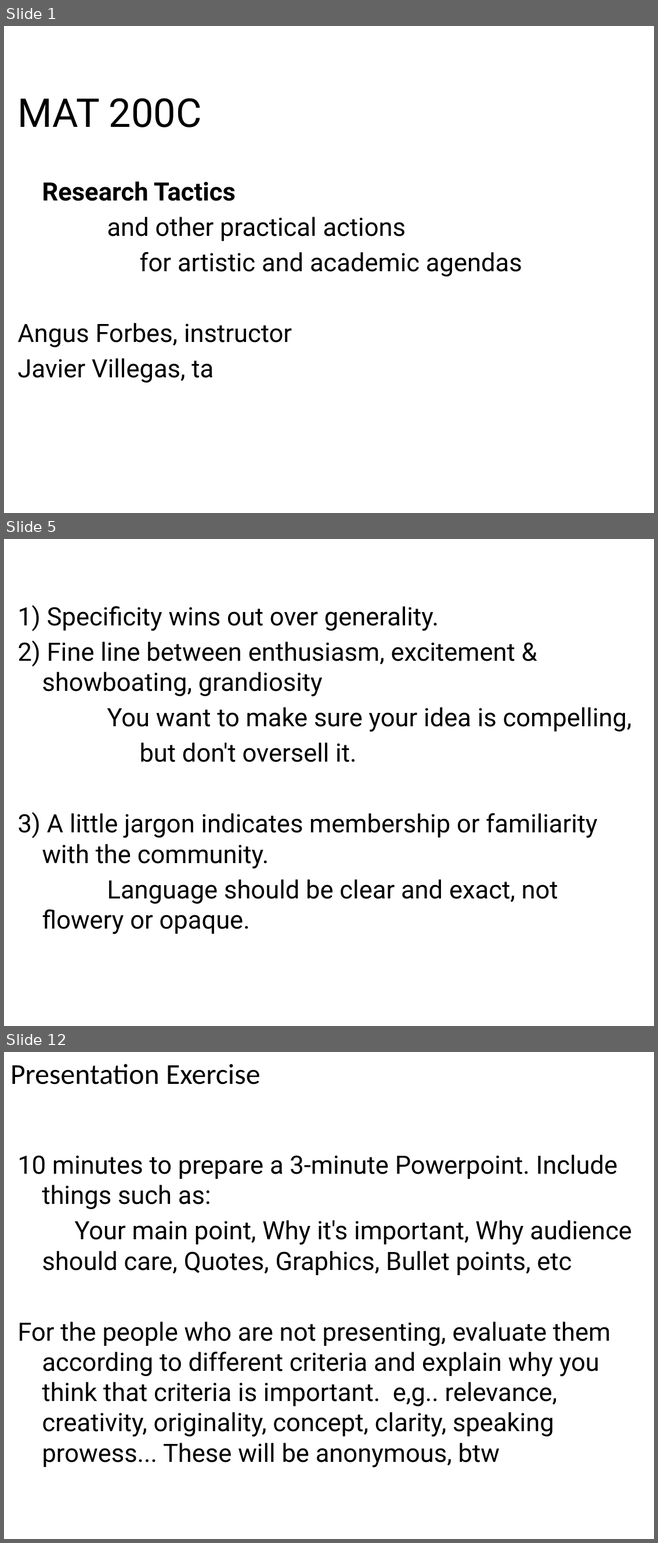
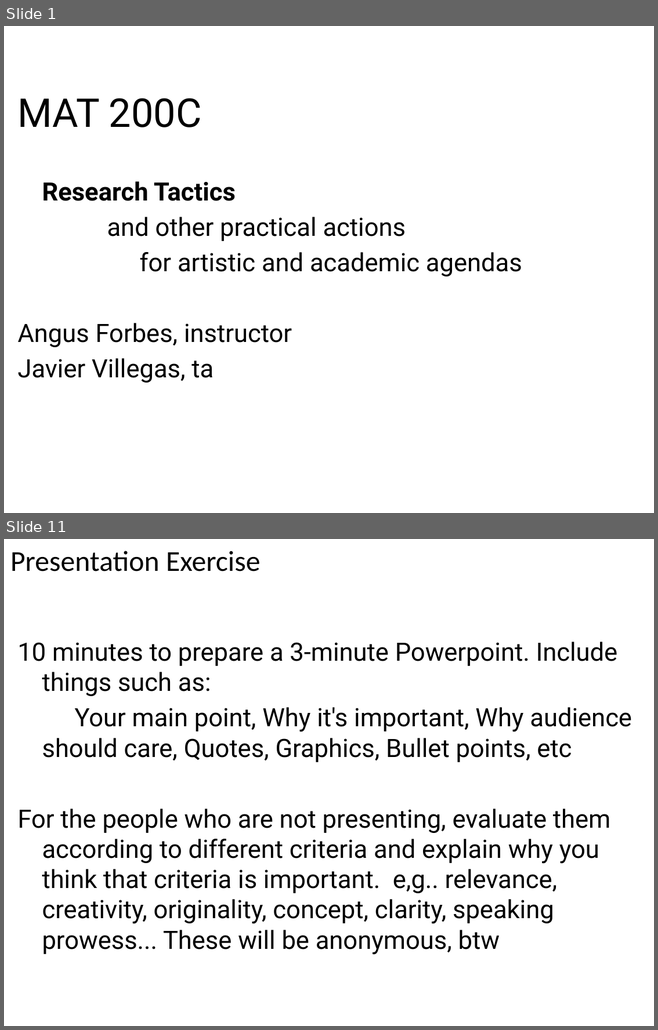
Before and after one commit to angusforbes/mat200c, a slide deck: slides/week2_day1.pptx. Shown one above the other, each under a label of ours: slides 1, 5 and 12 before the commit, slides 1 and 11 after it; the slides between them are not shown. The pictures are 658x1543 and 658x1030 pixels, drawn with LibreOffice and Linux fonts; fonts in the diff are those of the drawing. Boxes give left, top, right and bottom in pixels: in the first picture for what was removed or moved away, otherwise in the second. Text is boxed around its words. In the diff, an @@ line names an element or a change of style, - is before the commit and + after.

```diff
--- a/slides/week2_day1.pptx
+++ b/slides/week2_day1.pptx
@@ slide 5 removed at box(4, 539, 654, 1026), background #FFFFFF @@
@@ text removed at box(18, 605, 632, 935) @@
-1) Specificity wins out over generality.
-2) Fine line between enthusiasm, excitement & showboating, grandiosity
-You want to make sure your idea is compelling,
-but don't oversell it.
-3) A little jargon indicates membership or familiarity with the community.
-Language should be clear and exact, not flowery or opaque.
@@ what was slide 12 is now slide 11 @@
```
Also in this commit, not shown: 2 slides changed, 8 slides added, 9 other slides removed, 4 other files.
